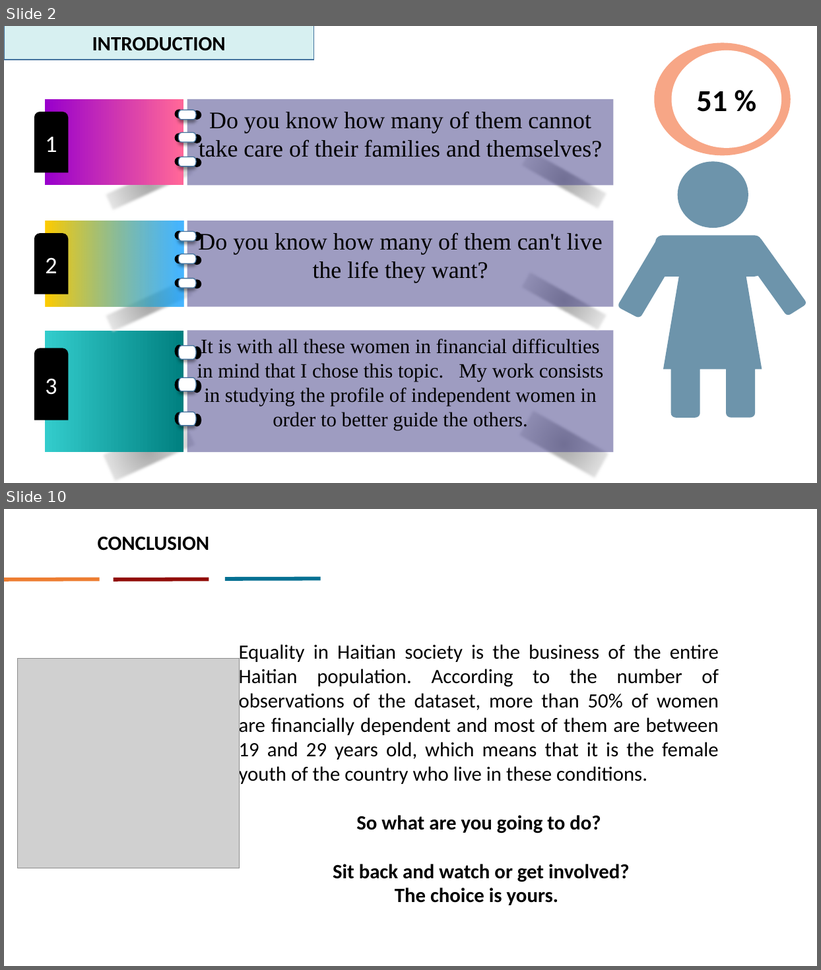
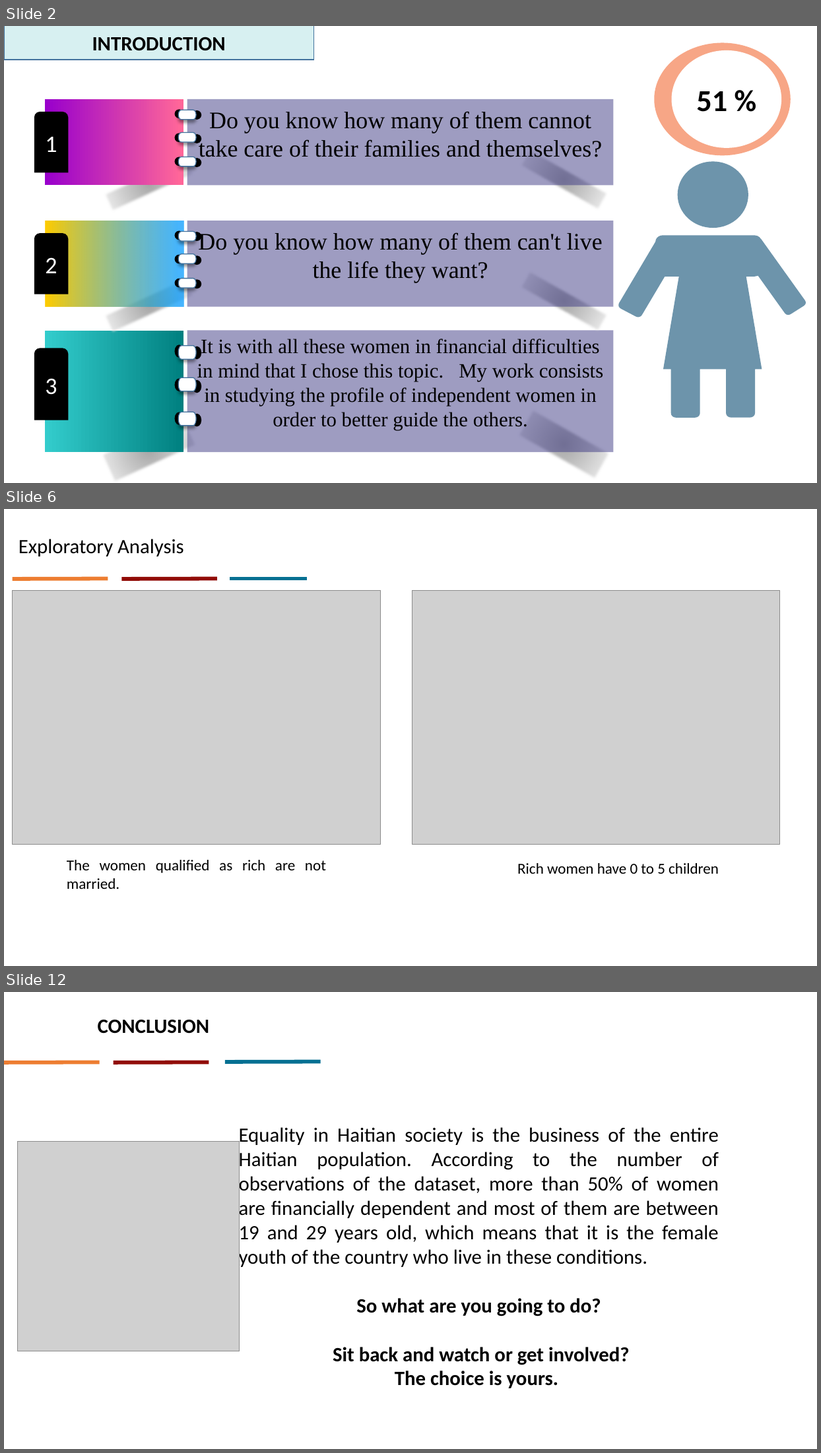
Before and after one commit to gothie348/Final-project, a slide deck: capstone prentation [Autosaved].pptx. Shown one above the other, each under a label of ours: slides 2 and 10 before the commit, slides 2, 6 and 12 after it; the slides between them are not shown. The pictures are 821x970 and 821x1453 pixels, drawn with LibreOffice and Linux fonts; fonts in the diff are those of the drawing; grey boxes stand for pictures; background and template pictures are left out. Boxes give left, top, right and bottom in pixels: in the first picture for what was removed or moved away, otherwise in the second. Text is boxed around its words. In the diff, an @@ line names an element or a change of style, - is before the commit and + after.

```diff
--- a/capstone prentation [Autosaved].pptx
+++ b/capstone prentation [Autosaved].pptx
@@ slide 6 added at (4, 509, 817, 966), background #FFFFFF @@
@@ text added at (19, 539, 184, 557), 24 pt, text #000000 @@
+Exploratory Analysis
@@ line added from (13, 579) to (108, 578), #ED7D31 4.5 pt @@
@@ line added from (121, 579) to (217, 578), #910C07 4.5 pt @@
@@ line added from (230, 578) to (307, 578), #057092 4.5 pt @@
@@ picture added at (13, 590, 381, 844) @@
@@ picture added at (412, 590, 781, 844) @@
@@ text added at (67, 860, 326, 889), 18 pt, text #000000 @@
+The women qualified as rich are not married.
@@ text added at (517, 863, 719, 874), 18 pt, text #000000 @@
+Rich women have 0 to 5 children
@@ what was slide 10 is now slide 12 @@
```
Also in this commit, not shown: 8 slides changed, 1 other slide added.
